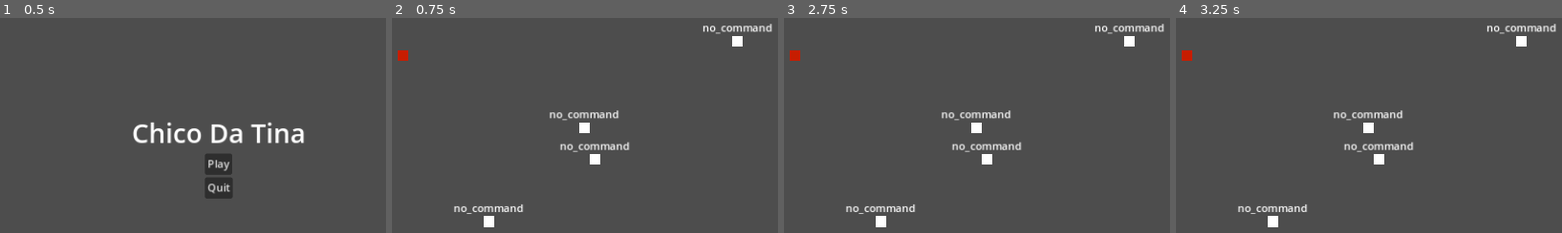
Above: before the commit, frames 1-4 (left to right).
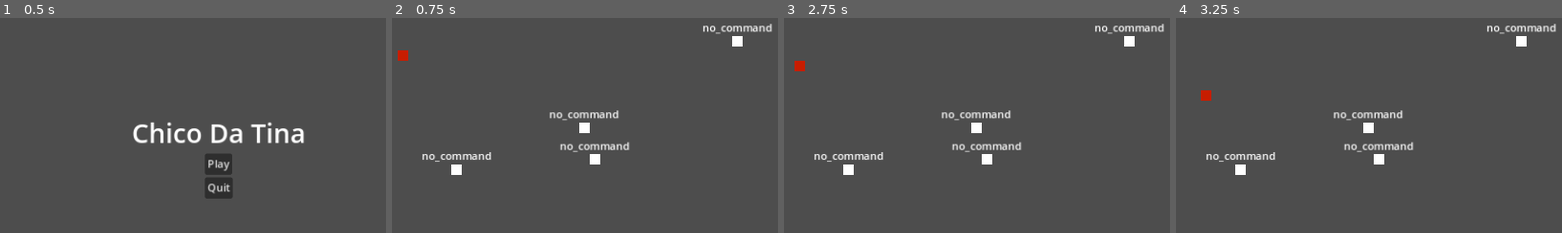
Above: after the commit, the same moments.

Repository: Denomycor/ddj
Game: Godot game, scene res://assets/scenes/game.tscn
The game is run twice, just before and just after one commit, with the same random seed, the same clock (stepped at 60 frames per second) and the same inputs.
Inputs (mouse positions are in pixels of both pictures, inside the frame that each line leads up to):
- Up to frame 1 (0.5 s): no input
- Up to frame 2 (0.75 s): click "Play" at 0.5 s
- Up to frame 3 (2.75 s): tap Enter at 1.25 s; move the mouse to (outside the picture) at 1.27 s; click (outside the picture) at 1.42 s; tap Space at 2 s; move the mouse to (849, 179) at 2.02 s; click (849, 179) at 2.17 s
- Up to frame 4 (3.25 s): move the mouse to (1469, 63) at 2.77 s; click (1469, 63) at 2.92 s

Frame 1 is identical in both runs. In frame 2, 1.0% of the frame differs, in the area x 7-34%, y 62-98%; in frame 3, 1.2%, in the area x 1-34%, y 15-98%; in frame 4, 1.2%.

Commit message:
Continue working on ai

Diff:
--- a/assets/scenes/enemies/enemy_troop.tscn
+++ b/assets/scenes/enemies/enemy_troop.tscn
@@ -58,3 +58,7 @@
 
 [node name="Timer" type="Timer" parent="NavigationAgent2D"]
 wait_time = 0.5
+
+[node name="activation_timer" type="Timer" parent="."]
+wait_time = 0.5
+one_shot = true
--- a/assets/scenes/test_level.tscn
+++ b/assets/scenes/test_level.tscn
@@ -37,7 +37,7 @@
 position = Vector2(552, 328)
 
 [node name="troop2" parent="." instance=ExtResource("1_lm31w")]
-position = Vector2(392, 422)
+position = Vector2(344, 343)
 
 [node name="troop3" parent="." instance=ExtResource("1_lm31w")]
 position = Vector2(767, 149)
--- a/assets/scripts/enemy_states/chase_state.gd
+++ b/assets/scripts/enemy_states/chase_state.gd
@@ -1,3 +1,4 @@
+## Base class for following a target, override to extends behavior and define transitions
 class_name ChaseState extends State
 
 
@@ -25,8 +26,8 @@
 	if(!nav_agent.is_navigation_finished()):
 		var next_point := nav_agent.get_next_path_position()
 		var motion: Vector2 = troop.global_position.direction_to(next_point) * troop.speed
+		_on_velocity_computed(motion)
 		# nav_agent.set_velocity(motion)
-		_on_velocity_computed(motion)
 
 
 func exit(_next_state: State) -> void:
@@ -43,6 +44,8 @@
 
 func calculate_path() -> void:
 	nav_agent.set_target_position(target.global_position)
+	if(!nav_agent.is_target_reachable()):
+		print("Impossible to reach the target")
 
 
 func leave_state() -> void:
--- /dev/null
+++ b/assets/scripts/enemy_states/idle_state.gd
@@ -0,0 +1,13 @@
+## On idle all enemy troops keep checking the behavior they are going to take
+class_name IdleState extends State
+
+
+var troop: Node2D
+
+
+func prepare() -> void:
+	troop = owner as EnemyTroop
+
+
+func process(_delta: float) -> void:
+	troop.transition(self)
--- /dev/null
+++ b/assets/scripts/enemy_states/wait_state.gd
@@ -0,0 +1,27 @@
+## Base class for waiting behavior, override to extends behavior and define transitions
+class_name WaitState extends State
+
+
+var troop: Node2D
+var timer: Timer
+
+
+func prepare() -> void:
+	troop = owner as EnemyTroop
+	timer = troop.get_node("activation_timer")
+
+
+func enter(_previous_state: State, args) -> void:
+	assert(args is float)
+	timer.wait_time = args
+	timer.timeout.connect(leave_state)
+	timer.start()
+
+
+func exit(_next_state: State) -> void:
+	timer.stop()
+	timer.timeout.disconnect(leave_state)
+
+
+func leave_state() -> void:
+	pass
--- a/assets/scripts/enemy_troop.gd
+++ b/assets/scripts/enemy_troop.gd
@@ -13,11 +13,18 @@
 	hitbox_component.hit.connect(print)
 
 	state_machine.add_state(State.new("idle"))
+	state_machine.add_state(ChaseState.new("chase"))
 	state_machine.starting_state("idle")
+	var tween := create_tween()
+	tween.tween_callback(transition.bind(state_machine.current_state)).set_delay(2) # TODO: TEMP
 
 
 func _physics_process(delta: float) -> void:
 	state_machine.physics_process(delta)
+
+
+func _process(delta: float) -> void:
+	state_machine.process(delta)
 
 
 func get_player_troops() -> Array[Node2D]:
@@ -30,10 +37,10 @@
 
 	# If a ranger is in range attack it
 	if(has_ranger):
-		var _nearest_ranger: Array[Node2D] = ranger_list.reduce(func(acc: Node2D, e: Node2D):
+		var nearest_ranger: Node2D = ranger_list.reduce(func(acc: Node2D, e: Node2D):
 			return e if is_first_closer(e.global_position, acc.global_position) else acc
 		, ranger_list[0])
-		state_machine.transition(state, "chase_ranger")
+		state_machine.transition(state, "chase", nearest_ranger)
 
 	# If no ranger is in range attack any troop
 	else:
--- a/assets/scripts/troop.gd
+++ b/assets/scripts/troop.gd
@@ -1,6 +1,8 @@
 class_name Troop extends CharacterBody2D
 
 const PROJ_SCENE := preload("res://assets/scenes/projectiles/projectile.tscn")
+
+var designation := "ranger"
 
 @onready var hitbox_component: HitboxComponent = $HitboxComponent
 @onready var perception_component: PerceptionComponent = $PerceptionComponent
